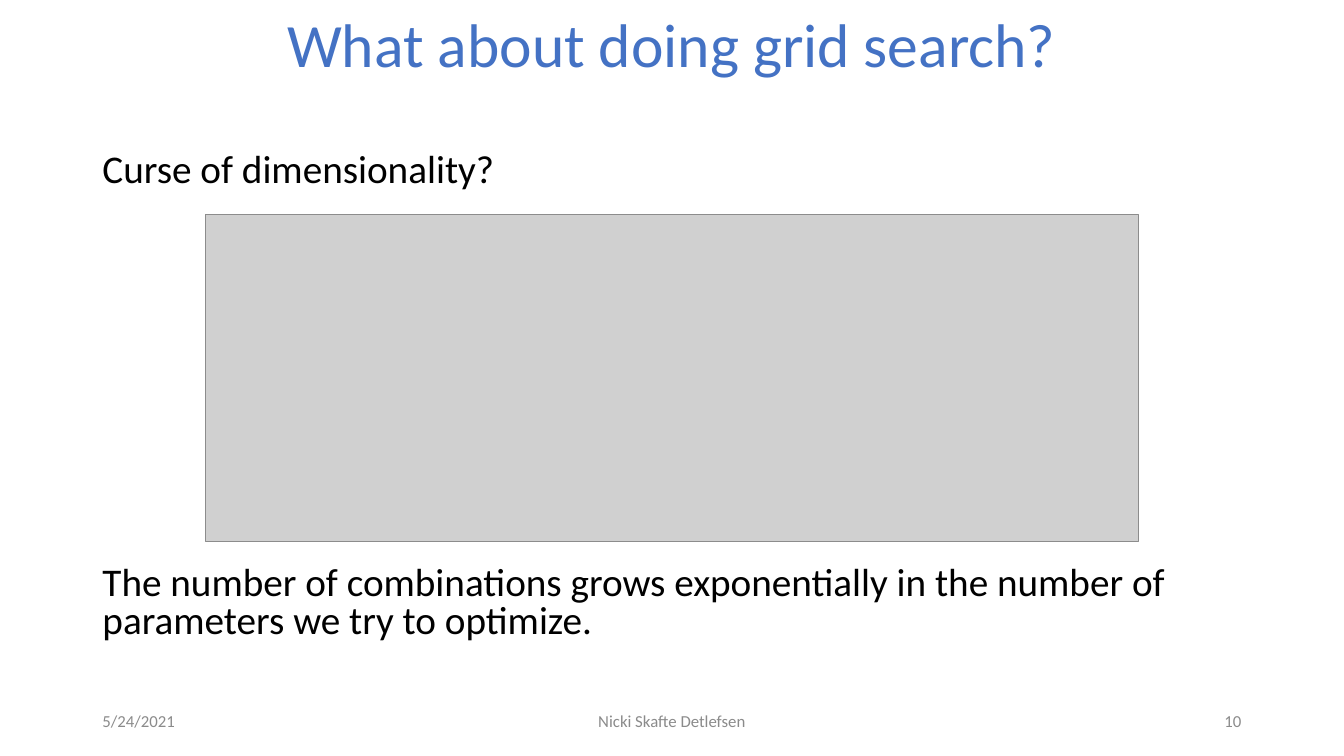
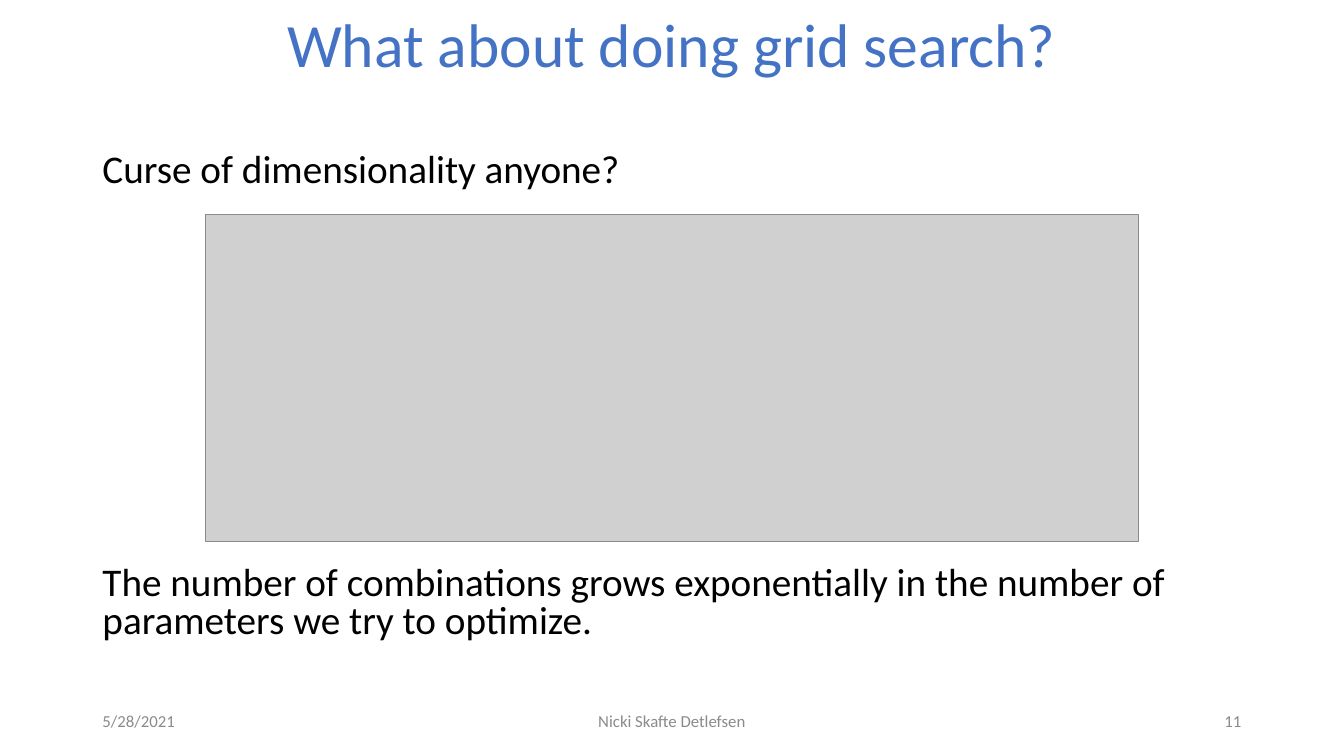
Before and after one commit to DeepEasterbunny/dtu_mlops, a slide deck: slide 11 of 09_crossvalidation_at_scale/Hyperparameters.pptx (slide 10 before the commit). Drawn at 1344x756 pixels with LibreOffice and Linux fonts; fonts in the diff are those of the drawing; grey boxes stand for pictures; background and template pictures are left out. Boxes give left, top, right and bottom in pixels: in the first picture for what was removed or moved away, otherwise in the second. Text is boxed around its words. In the diff, an @@ line names an element or a change of style, - is before the commit and + after.

```diff
--- a/09_crossvalidation_at_scale/Hyperparameters.pptx
+++ b/09_crossvalidation_at_scale/Hyperparameters.pptx
@@ text at (x1=102, y1=155, x2=620, y2=190): text changed @@
-Curse of dimensionality?
+Curse of dimensionality anyone?
@@ text at (x1=102, y1=715, x2=174, y2=728): text changed @@
-5/24/2021
+5/28/2021
@@ page number at (x1=1224, y1=716, x2=1241, y2=727): text changed @@
-10
+11
```
Also in this commit, not shown: 13 other slides changed, 1 slide added, 26 other files.
